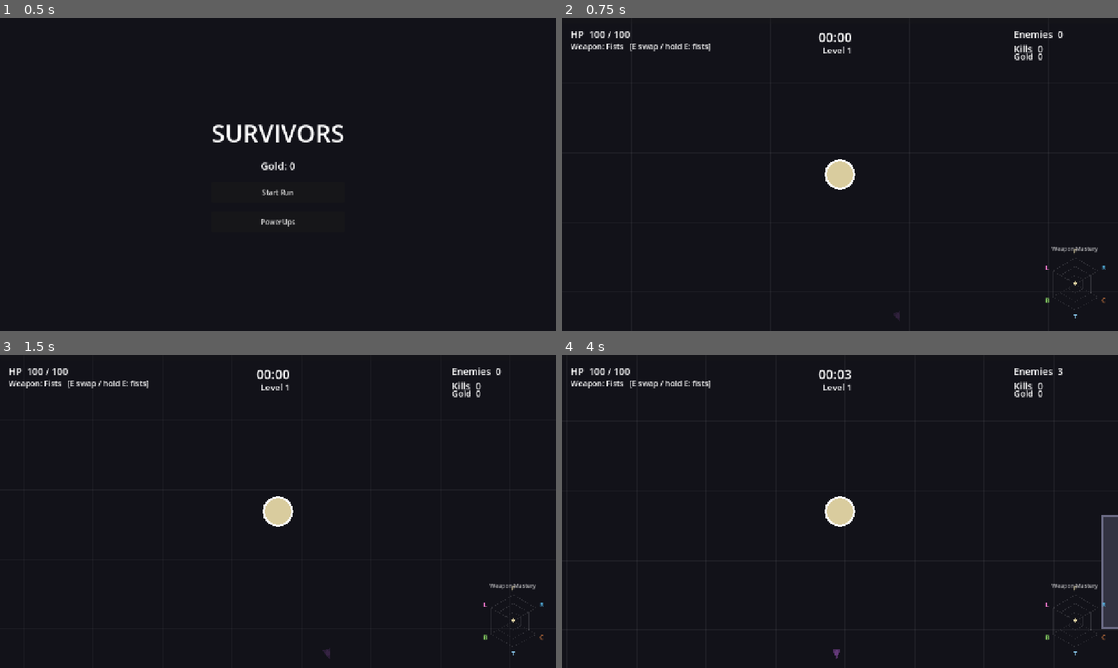
Above: before the commit, frames 1-4 (two rows, left to right).
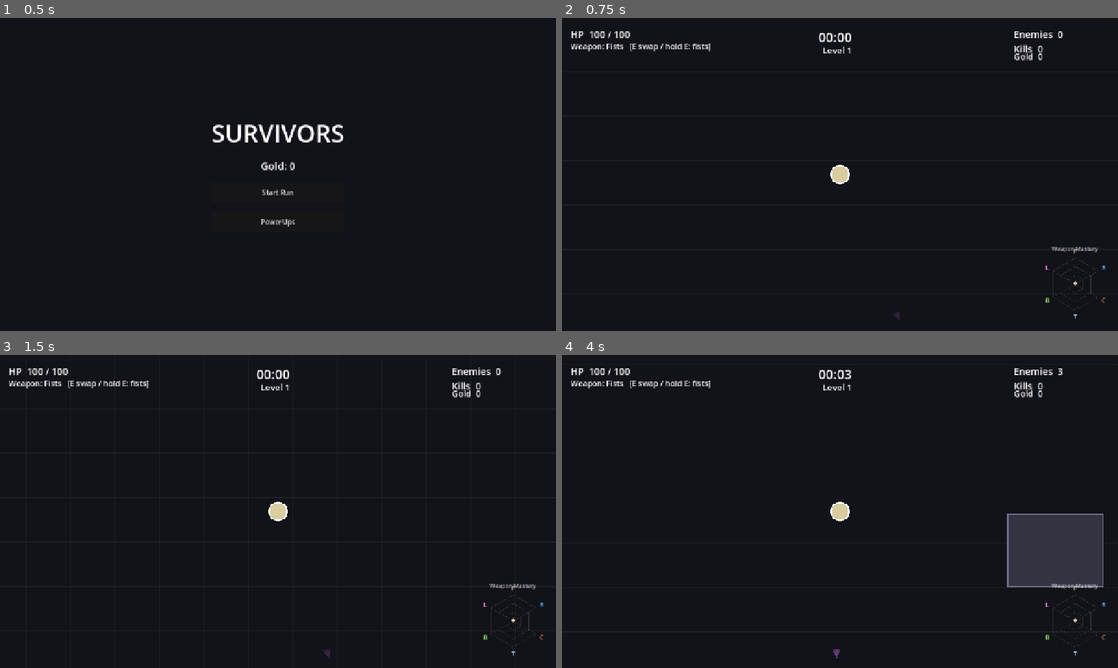
Above: after the commit, the same moments.

Repository: veighnsche/survivors-prototype
Game: Godot game, scene res://main_menu.tscn
The game is run twice, just before and just after one commit, with the same random seed, the same clock (stepped at 60 frames per second) and the same inputs.
Inputs:
- Up to frame 1 (0.5 s): no input
- Up to frame 2 (0.75 s): click "Start Run" at 0.5 s
- Up to frame 3 (1.5 s): tap Enter at 1.25 s; hold D from 1.28 s (still down); tap 1 at 1.35 s
- Up to frame 4 (4 s): release D at 2.03 s; hold S 2.03-2.78 s; tap 2 at 2.1 s; hold D 2.78-3.53 s; tap 3 at 2.85 s; hold W from 3.53 s (still down); tap Q at 3.6 s

Frame 1 is identical in both runs. In frame 2, 0.3% of the frame differs, in the area x 47-53%, y 45-55%; in frame 3, 0.3%; in frame 4, 5.4%, in the area x 47-100%, y 45-88%.

Commit message:
Camera zoom 1.6 (overview between speck and nose-to-floor)
2.5 was too close ("5 meters above the floor"), 1.0 too far. 1.6 gives a proper
top-down overview: player is a modest character, buildings read well, good field
of view. Verified via SHOT screenshot.

Co-Authored-By: Claude Opus 4.8 <noreply@anthropic.com>

Diff:
--- a/scripts/config.gd
+++ b/scripts/config.gd
@@ -39,7 +39,7 @@
 var MELEE_KNOCKBACK := 0.0  # base; raised by the Heavy Blows card
 
 # --- Display ----------------------------------------------------------------
-var CAMERA_ZOOM := 2.5  # zooms the world in so the player/enemies read at a normal size
+var CAMERA_ZOOM := 1.6  # zooms the world in so the player/enemies read at a normal size
 
 # --- Player misc ------------------------------------------------------------
 var PICKUP_RADIUS := 72.0
